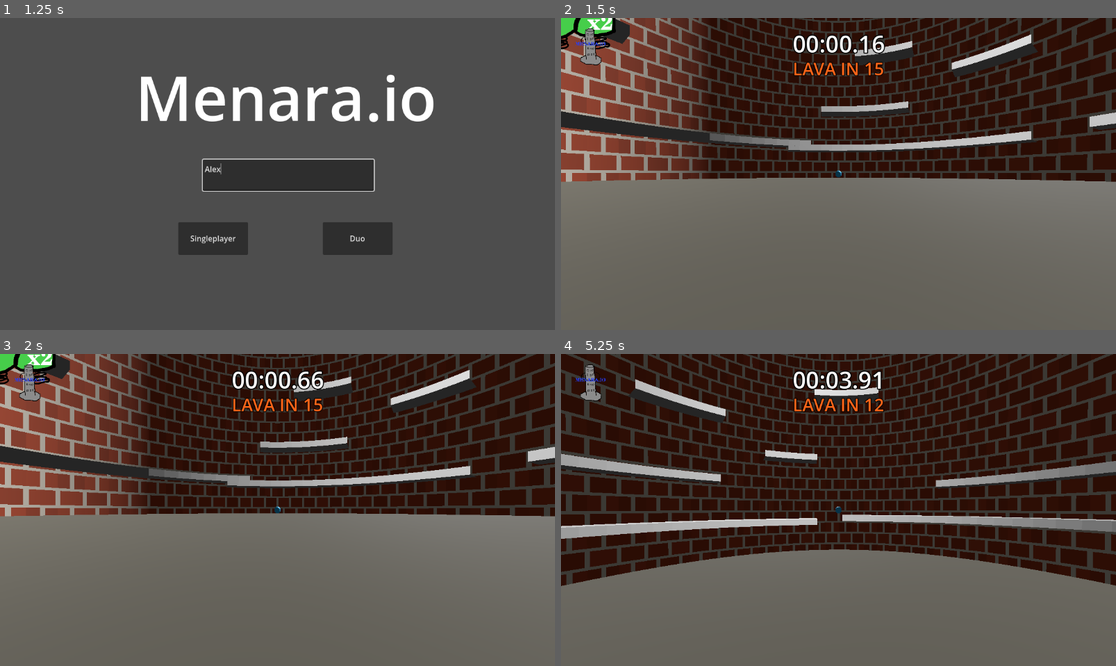
Above: before the commit, frames 1-4 (two rows, left to right).
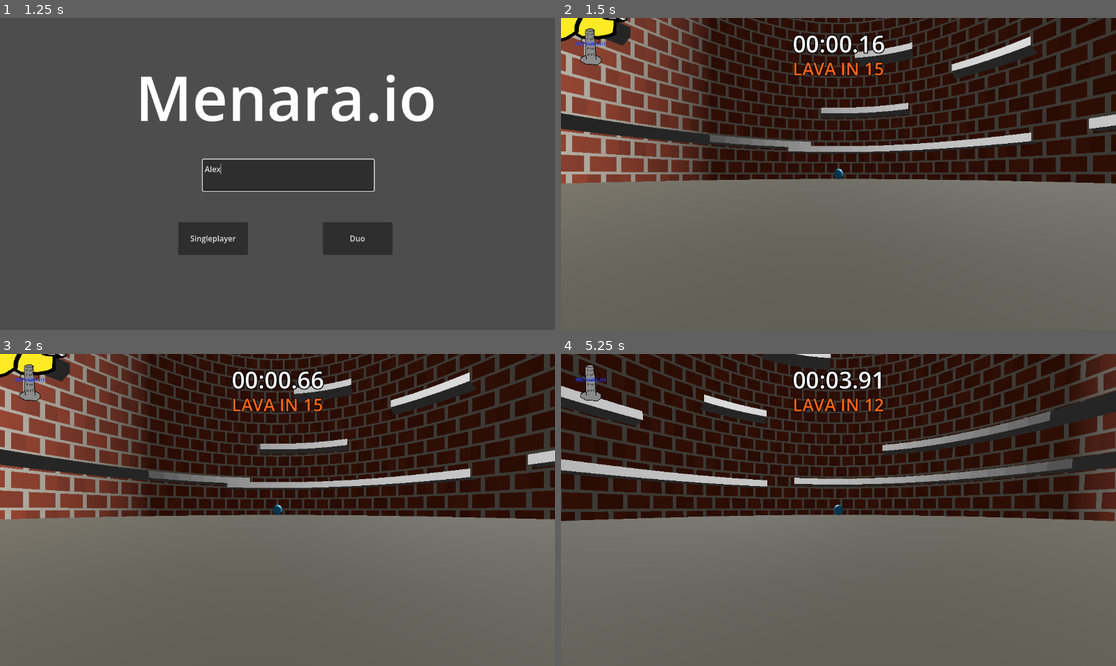
Above: after the commit, the same moments.

Repository: OngYean/menara-io
Game: Godot game, scene res://scenes/main_menu.tscn
The game is run twice, just before and just after one commit, with the same random seed, the same clock (stepped at 60 frames per second) and the same inputs. Sound files missing from this copy of the repository are replaced by a short silence.
Inputs (mouse positions are in pixels of both pictures, inside the frame that each line leads up to):
- Up to frame 1 (1.25 s): click (288, 174) at 0.52 s; type "Alex" at 0.6 s
- Up to frame 2 (1.5 s): click "Singleplayer" at 1.25 s
- Up to frame 3 (2 s): no input
- Up to frame 4 (5.25 s): tap Enter at 2 s; hold D (p1_move_right) 2.03-2.78 s; tap S (p1_fall) every 0.75 s from 2.1 to 5.1 s; tap W (p1_jump) at 2.27, 3.02, 4.52 s; hold A (p1_move_left) 2.78-3.53 s; hold D (p1_move_right) 3.53-5.03 s; hold A (p1_move_left) from 5.03 s (still down)

Frame 1 is identical in both runs. In frame 2, 12% of the frame differs, in the area x 0-100%, y 0-54%; in frame 3, 15%; in frame 4, 42%, in the area x 0-100%, y 0-75%.

Commit message:
feat: implement fly powerup, increase base lava speed, and tune flip troll animation

Diff:
--- a/scripts/game.gd
+++ b/scripts/game.gd
@@ -18,7 +18,7 @@
 
 ## Lava settings.
 @export var grace_period: float = 15.0
-@export var lava_rise_speed: float = 3.0
+@export var lava_rise_speed: float = 6.0
 @export var lava_start_y: float = -10.0
 @export var lava_radius: float = 29.5
 @export var lava_column_height: float = 400.0
@@ -50,8 +50,14 @@
 var _p1_inventory_ui: VBoxContainer
 var _p2_inventory_ui: VBoxContainer
 
+var _p1_fly_ui: HBoxContainer
+var _p1_fly_label: Label
+var _p2_fly_ui: HBoxContainer
+var _p2_fly_label: Label
+
 ## UI State
 var _elapsed_time: float = 0.0
+var _is_duo: bool = false
 var _timer_label: Label
 var _winner_label: Label
 var _grace_label: Label
@@ -76,8 +82,10 @@
 func _ready() -> void:
 	randomize()
 
-	PowerupManager.is_duo_mode = get_node("/root/Global").game_mode != "singleplayer"
+	_is_duo = get_node("/root/Global").game_mode == "duo"
+	PowerupManager.is_duo_mode = _is_duo
 	PowerupManager.register_powerup(preload("res://scripts/powerups/powerup_double_jump.gd"))
+	PowerupManager.register_powerup(preload("res://scripts/powerups/powerup_fly.gd"))
 
 	var bgm := AudioStreamPlayer.new()
 	bgm.stream = preload("res://assets/menara-io-bgm.ogg")
@@ -171,12 +179,26 @@
 	elif _p1_dist_label:
 		_p1_dist_label.visible = false
 
+	if _p1_alive and _player1 and _p1_fly_ui:
+		if _player1.fly_timer > 0.0:
+			_p1_fly_ui.visible = true
+			_p1_fly_label.text = "%.1f" % _player1.fly_timer
+		else:
+			_p1_fly_ui.visible = false
+
 	if _p2_dist_label and _p2_alive and _player2 and _lava_active:
 		var dist = maxf(0.0, _player2.global_position.y - _lava_y)
 		_p2_dist_label.text = "↓ %.1fm" % dist
 		_p2_dist_label.visible = true
 	elif _p2_dist_label:
 		_p2_dist_label.visible = false
+
+	if _is_duo and _p2_alive and _player2 and _p2_fly_ui:
+		if _player2.fly_timer > 0.0:
+			_p2_fly_ui.visible = true
+			_p2_fly_label.text = "%.1f" % _player2.fly_timer
+		else:
+			_p2_fly_ui.visible = false
 
 	## --- Troll Logic ------------------------------------------------------
 	if _elapsed_time >= _next_troll_time and not _game_over:
@@ -477,7 +499,12 @@
 	_p1_inventory_ui.alignment = BoxContainer.ALIGNMENT_CENTER
 	left_container.add_child(_p1_inventory_ui)
 
-	if is_duo:
+	_p1_fly_ui = _create_fly_ui()
+	_p1_fly_label = _p1_fly_ui.get_child(1) as Label
+	_p1_fly_ui.position = Vector2(20, 120)
+	left_container.add_child(_p1_fly_ui)
+
+	if _is_duo:
 		## --- Right half (Player 2) ---
 		var right_container := SubViewportContainer.new()
 		right_container.name = "RightView"
@@ -518,8 +545,14 @@
 		_p2_inventory_ui.alignment = BoxContainer.ALIGNMENT_CENTER
 		right_container.add_child(_p2_inventory_ui)
 
+		_p2_fly_ui = _create_fly_ui()
+		_p2_fly_label = _p2_fly_ui.get_child(1) as Label
+		_p2_fly_ui.set_anchors_and_offsets_preset(Control.PRESET_TOP_RIGHT)
+		_p2_fly_ui.position = Vector2(-150, 120)
+		right_container.add_child(_p2_fly_ui)
+
 	## --- UI Overlay (added last so it renders on top) ---
-	if is_duo:
+	if _is_duo:
 		var separator := ColorRect.new()
 		separator.color = Color.BLACK
 		separator.anchor_left = 0.5
@@ -603,8 +636,8 @@
 	_p1_dist_label = Label.new()
 	_p1_dist_label.anchor_top = 1.0
 	_p1_dist_label.anchor_bottom = 1.0
-	_p1_dist_label.anchor_left = 0.5 if not is_duo else 0.25
-	_p1_dist_label.anchor_right = 0.5 if not is_duo else 0.25
+	_p1_dist_label.anchor_left = 0.5 if not _is_duo else 0.25
+	_p1_dist_label.anchor_right = 0.5 if not _is_duo else 0.25
 	_p1_dist_label.offset_top = -60
 	_p1_dist_label.grow_horizontal = Control.GROW_DIRECTION_BOTH
 	_p1_dist_label.horizontal_alignment = HORIZONTAL_ALIGNMENT_CENTER
@@ -614,7 +647,7 @@
 	_p1_dist_label.add_theme_constant_override("outline_size", 6)
 	canvas.add_child(_p1_dist_label)
 
-	if is_duo:
+	if _is_duo:
 		_p2_dist_label = Label.new()
 		_p2_dist_label.anchor_top = 1.0
 		_p2_dist_label.anchor_bottom = 1.0
@@ -701,7 +734,28 @@
 		var inst = script.new()
 		var rect = TextureRect.new()
 		rect.texture = inst.get_icon()
-		rect.custom_minimum_size = Vector2(80, 80)
+		rect.custom_minimum_size = Vector2(40, 40)
 		rect.expand_mode = TextureRect.EXPAND_IGNORE_SIZE
 		rect.stretch_mode = TextureRect.STRETCH_KEEP_ASPECT_CENTERED
 		container.add_child(rect)
+
+func _create_fly_ui() -> HBoxContainer:
+	var hb := HBoxContainer.new()
+	hb.visible = false
+
+	var rect := TextureRect.new()
+	rect.texture = preload("res://assets/powerup_fly.png")
+	rect.custom_minimum_size = Vector2(30, 30)
+	rect.expand_mode = TextureRect.EXPAND_IGNORE_SIZE
+	rect.stretch_mode = TextureRect.STRETCH_KEEP_ASPECT_CENTERED
+	hb.add_child(rect)
+
+	var label := Label.new()
+	label.add_theme_font_size_override("font_size", 32)
+	label.add_theme_color_override("font_color", Color.WHITE)
+	label.add_theme_constant_override("outline_size", 6)
+	label.add_theme_color_override("font_outline_color", Color.BLACK)
+	label.text = "7.0"
+	hb.add_child(label)
+
+	return hb
--- a/scripts/player.gd
+++ b/scripts/player.gd
@@ -31,7 +31,18 @@
 var _is_stunned: bool = false
 var _plunge_accel: float = 200.0
 
+## Fly state
+var fly_timer: float = 0.0
+var _fly_sfx: AudioStreamPlayer
+
 func _ready() -> void:
+	scale = Vector3(1.5, 1.5, 1.5)
+
+	_fly_sfx = AudioStreamPlayer.new()
+	_fly_sfx.stream = preload("res://assets/sfx_fly.ogg")
+	_fly_sfx.bus = &"Master"
+	add_child(_fly_sfx)
+
 	_ensure_input_actions()
 
 signal inventory_changed
@@ -50,6 +61,12 @@
 	sfx.play()
 	sfx.finished.connect(sfx.queue_free)
 
+	var inst = powerup_script.new()
+	if inst.has_method("get_powerup_name") and inst.get_powerup_name() == "FLY":
+		fly_timer = 5.0
+		print("Picked up FLY! Timer set to 5.0")
+		return
+
 	inventory.append(powerup_script)
 	inventory_changed.emit()
 	print("Picked up powerup! Inventory size: ", inventory.size())
@@ -62,26 +79,41 @@
 			_is_stunned = false
 			_stun_timer = 0.0
 
+	## --- Fly countdown ---
+	if fly_timer > 0.0:
+		fly_timer -= delta
+		if fly_timer <= 0.0 and _fly_sfx.playing:
+			_fly_sfx.stop()
+
 	if not is_on_floor():
 		velocity.y -= _gravity * gravity_scale * delta
 		if not _is_stunned and not fall_disabled and Input.is_action_pressed(action_fall):
 			velocity.y -= 120.0 * delta
 
 	if not _is_stunned:
-		if Input.is_action_just_pressed(action_jump):
-			if is_on_floor():
-				velocity.y = jump_velocity
-				_play_jump_sfx()
+		if fly_timer > 0.0:
+			if Input.is_action_pressed(action_jump):
+				velocity.y += 60.0 * delta
+				if not _fly_sfx.playing:
+					_fly_sfx.play()
 			else:
-				# Check for double jump in inventory
-				for i in range(inventory.size()):
-					var inst = inventory[i].new()
-					if inst.get_powerup_name() == "DOUBLE JUMP":
-						velocity.y = jump_velocity
-						_play_jump_sfx()
-						inventory.remove_at(i)
-						inventory_changed.emit()
-						break
+				if _fly_sfx.playing:
+					_fly_sfx.stop()
+		else:
+			if Input.is_action_just_pressed(action_jump):
+				if is_on_floor():
+					velocity.y = jump_velocity
+					_play_jump_sfx()
+				else:
+					# Check for double jump in inventory
+					for i in range(inventory.size()):
+						var inst = inventory[i].new()
+						if inst.get_powerup_name() == "DOUBLE JUMP":
+							velocity.y = jump_velocity
+							_play_jump_sfx()
+							inventory.remove_at(i)
+							inventory_changed.emit()
+							break
 
 	var turn_input: float = 0.0
 	if not _is_stunned:
--- /dev/null
+++ b/scripts/powerups/powerup_fly.gd
@@ -0,0 +1,10 @@
+extends PowerupBase
+
+func get_category() -> Category:
+	return Category.COMMON
+
+func get_powerup_name() -> String:
+	return "FLY"
+
+func get_icon() -> Texture2D:
+	return preload("res://assets/powerup_fly.png")
--- a/scripts/trolls/troll_speed_up_lava.gd
+++ /dev/null
@@ -1,13 +0,0 @@
-extends TrollBase
-
-var _original_speed: float
-
-func start() -> void:
-	_original_speed = game.lava_rise_speed
-	game.lava_rise_speed *= 2.0
-
-func end() -> void:
-	game.lava_rise_speed = _original_speed
-
-func get_troll_name() -> String:
-	return "FAST LAVA!"
--- a/scripts/trolls/troll_what_the_flip.gd
+++ b/scripts/trolls/troll_what_the_flip.gd
@@ -38,10 +38,6 @@
 		for child in game._generator.get_children():
 			if child is StaticBody3D:
 				_nodes_to_flip.append(child)
-				## Despawn any powerup pickups on this platform to add to the chaos.
-				for grandchild in child.get_children():
-					if grandchild is Area3D:
-						grandchild.queue_free()
 
 	## 4. Record start states
 	for node in _nodes_to_flip:
@@ -49,10 +45,10 @@
 		var sr = node.rotation.x
 		_start_states.append({"y": sy, "rot_x": sr})
 
-	## 5. Animate a full 360 degree spin over 12 seconds with screen shake
+	## 5. Animate a full 360 degree spin over 5 seconds with screen shake
 	game.camera_shake_intensity = 3.0
 	var tw := game.create_tween()
-	tw.tween_method(_animate_flip, 0.0, 1.0, 12.0).set_trans(Tween.TRANS_SINE).set_ease(Tween.EASE_IN_OUT)
+	tw.tween_method(_animate_flip, 0.0, 1.0, 5.0).set_trans(Tween.TRANS_SINE).set_ease(Tween.EASE_IN_OUT)
 	tw.tween_callback(func():
 		game.camera_shake_intensity = 0.0
 
Not shown, added: scripts/powerups/powerup_fly.gd.uid
Not shown, removed: scripts/trolls/troll_speed_up_lava.gd.uid
